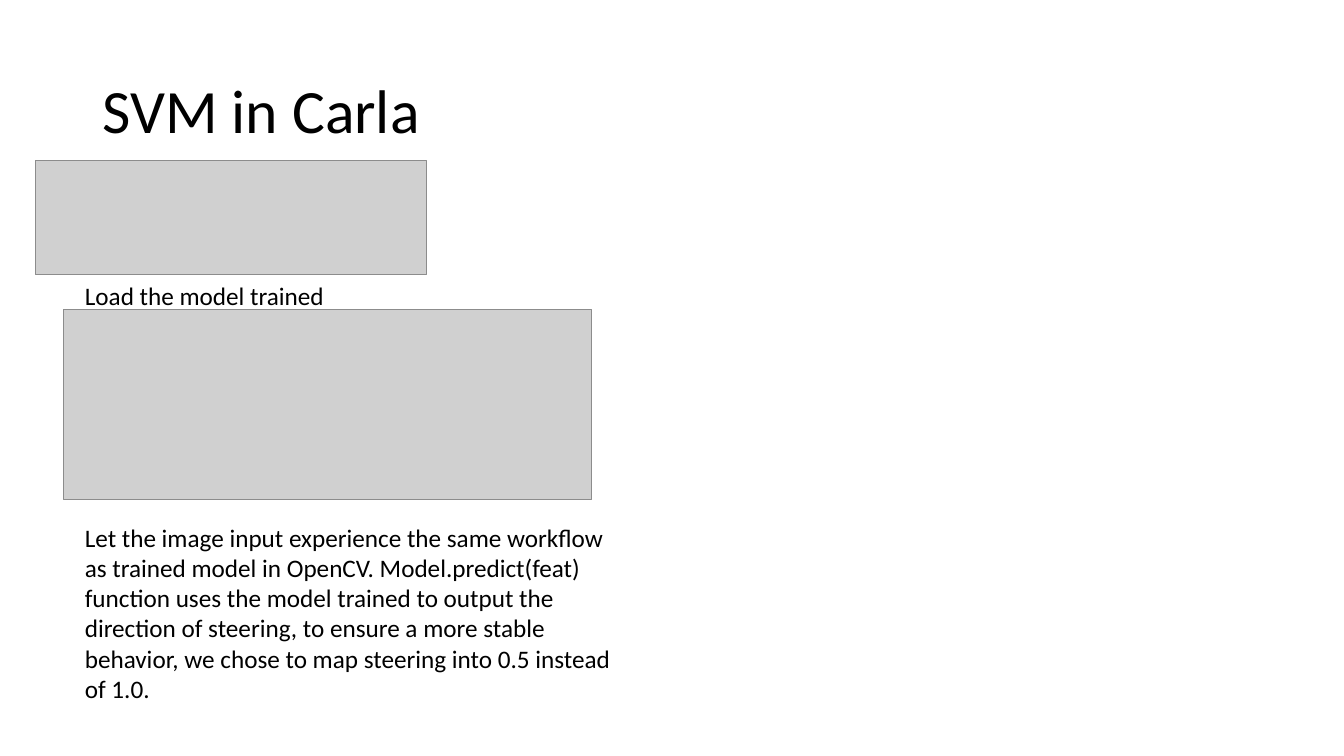
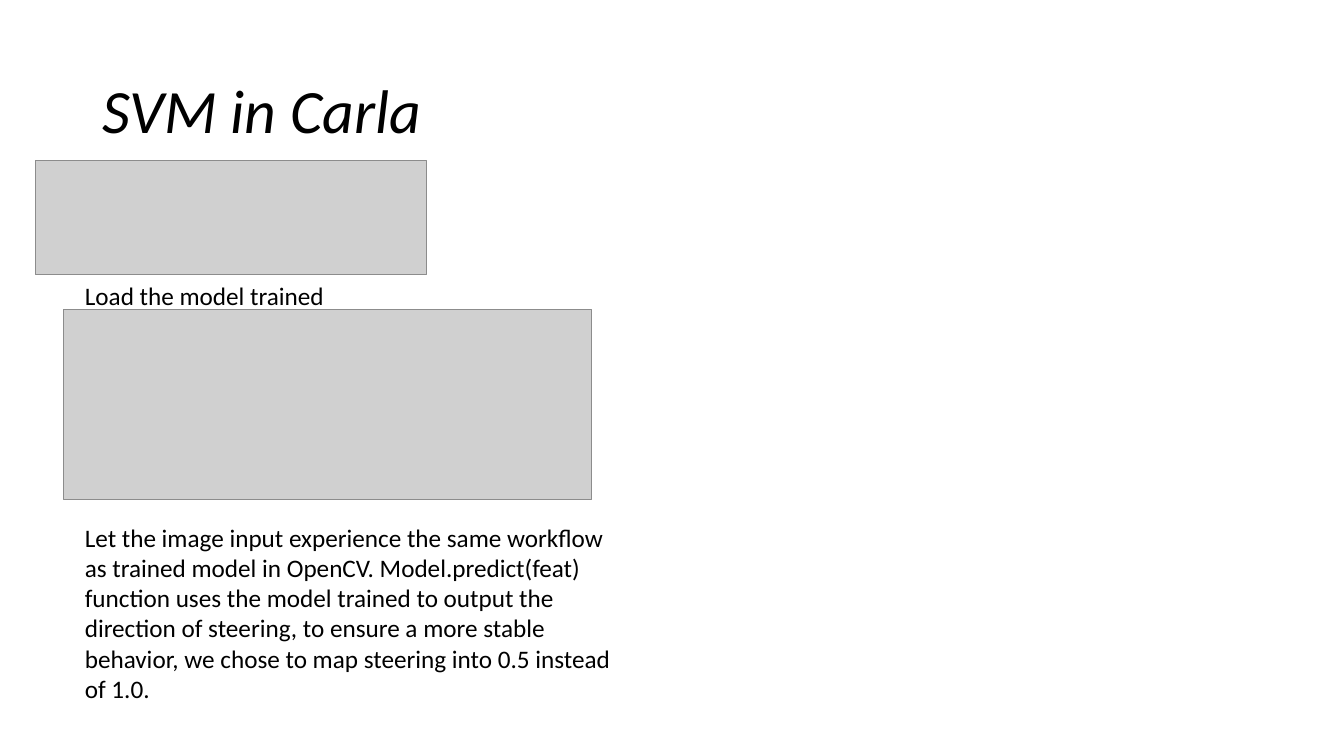
Before and after one commit to JAShafin/SS2025_Autonomous_A-GroupE, a slide deck: slide 12 of PresentationAS1_final.pptx. Drawn at 1344x756 pixels with LibreOffice and Linux fonts; fonts in the diff are those of the drawing; grey boxes stand for pictures. Boxes give left, top, right and bottom in pixels: in the first picture for what was removed or moved away, otherwise in the second. Text is boxed around its words. In the diff, an @@ line names an element or a change of style, - is before the commit and + after.

```diff
--- a/PresentationAS1_final.pptx
+++ b/PresentationAS1_final.pptx
@@ title "SVM in Carla" at box(102, 90, 422, 134): italic on @@
```
Also in this commit, not shown: 2 other slides changed, 1 slide added, 1 slide removed.
